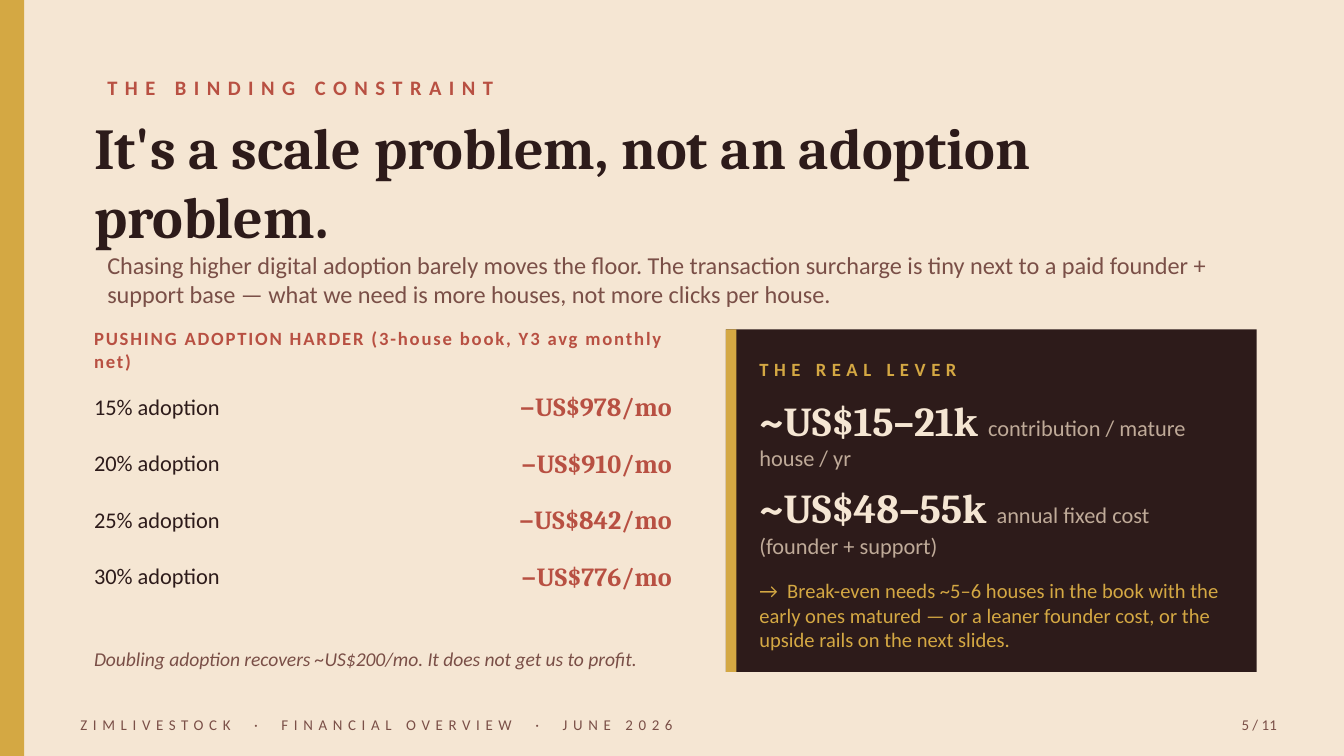
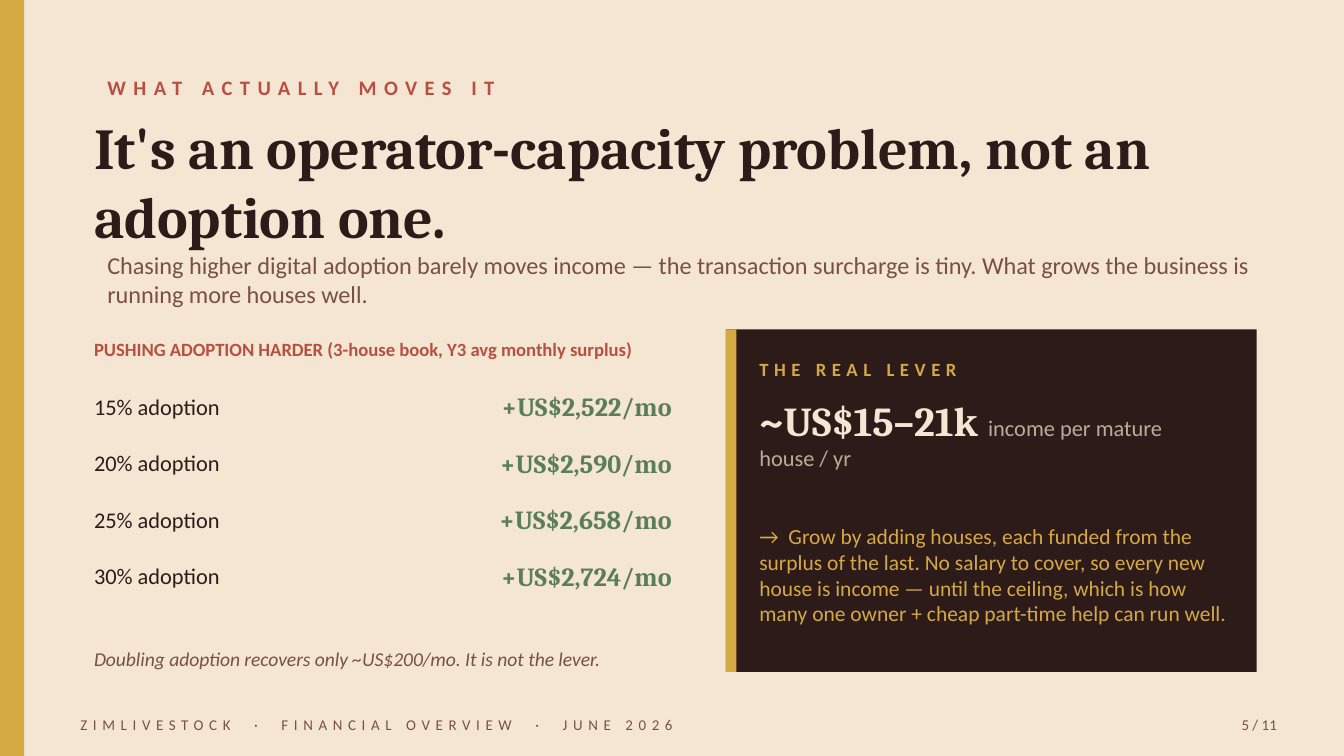
Before and after one commit to muudzo/livestockl, a slide deck: slide 5 of deliverables/business/financial-deck.pptx. Drawn at 1344x756 pixels with LibreOffice and Linux fonts; fonts in the diff are those of the drawing. Boxes give left, top, right and bottom in pixels: in the first picture for what was removed or moved away, otherwise in the second. Text is boxed around its words. In the diff, an @@ line names an element or a change of style, - is before the commit and + after.

```diff
--- a/deliverables/business/financial-deck.pptx
+++ b/deliverables/business/financial-deck.pptx
@@ text at <box>107,81,493,95</box>: text changed @@
-THE BINDING CONSTRAINT
+WHAT ACTUALLY MOVES IT
@@ text at <box>94,128,1150,251</box>: text changed @@
-It's a scale problem, not an adoption problem.
+It's an operator-capacity problem, not an adoption one.
@@ text at <box>107,257,1248,307</box>: text changed @@
-Chasing higher digital adoption barely moves the floor. The transaction surcharge is tiny next to a paid founder + support base — what we need is more houses, not more clicks per house.
+Chasing higher digital adoption barely moves income — the transaction surcharge is tiny. What grows the business is running more houses well.
@@ text at <box>94,342,632,359</box>: text changed @@
-PUSHING ADOPTION HARDER (3-house book, Y3 avg monthly net)
+PUSHING ADOPTION HARDER (3-house book, Y3 avg monthly surplus)
@@ text at <box>502,396,672,420</box>: text changed; text colour #B85042 to #5A7D5A @@
-−US$978/mo
++US$2,522/mo
@@ text at <box>759,405,1162,470</box>: text changed @@
-~US$15–21k contribution / mature house / yr
+~US$15–21k income per mature house / yr
@@ text at <box>500,453,672,477</box>: text changed; text colour #B85042 to #5A7D5A @@
-−US$910/mo
++US$2,590/mo
@@ text at <box>499,509,671,533</box>: text changed; text colour #B85042 to #5A7D5A @@
-−US$842/mo
++US$2,658/mo
@@ text at <box>759,529,1226,625</box>: text changed; size 12 to 11.5 pt; text colour #BFAA98 to #D4A843 @@
-~US$48–55k annual fixed cost (founder + support)
+→ Grow by adding houses, each funded from the surplus of the last. No salary to cover, so every new house is income — until the ceiling, which is how many one owner + cheap part-time help can run well.
@@ text at <box>501,566,672,590</box>: text changed; text colour #B85042 to #5A7D5A @@
-−US$776/mo
++US$2,724/mo
@@ text removed at <box>759,583,1218,651</box> @@
-→ Break-even needs ~5–6 houses in the book with the early ones matured — or a leaner founder cost, or the upside rails on the next slides.
@@ text at <box>94,652,600,670</box>: text changed @@
-Doubling adoption recovers ~US$200/mo. It does not get us to profit.
+Doubling adoption recovers only ~US$200/mo. It is not the lever.
```
Also in this commit, not shown: 10 other slides changed, 6 other files.
